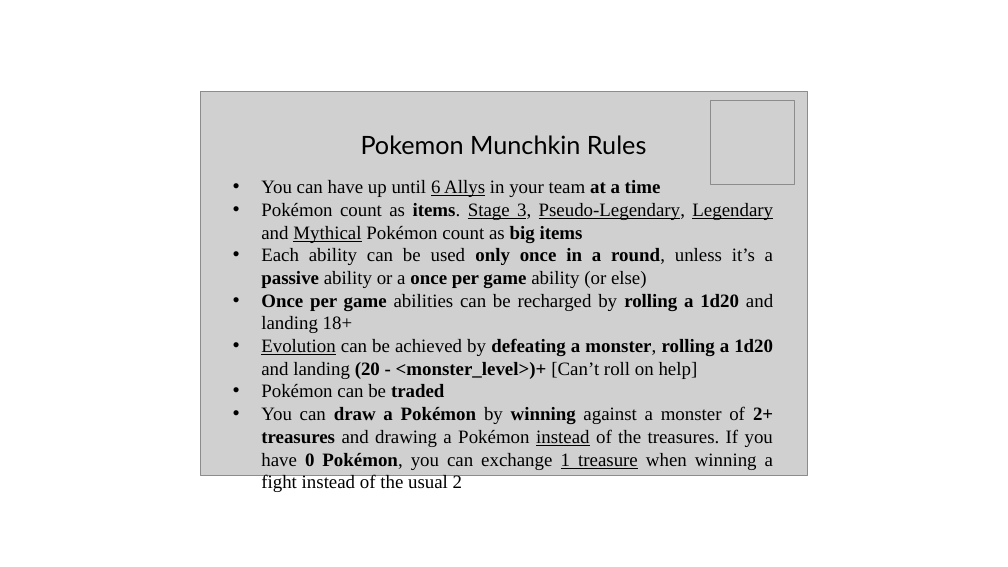
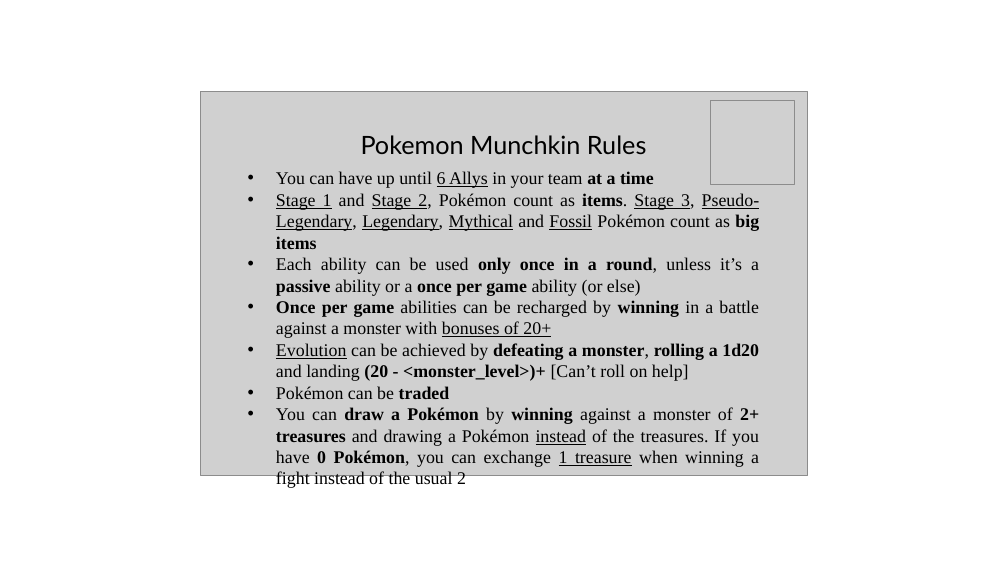
Before and after one commit to Mono2202/card-generator, a slide deck: slide 1 of external/pokemon_munchkin_rules.pptx. Drawn at 1008x567 pixels with LibreOffice and Linux fonts; fonts in the diff are those of the drawing; grey boxes stand for pictures. Boxes give left, top, right and bottom in pixels: in the first picture for what was removed or moved away, otherwise in the second. Text is boxed around its words. In the diff, an @@ line names an element or a change of style, - is before the commit and + after.

```diff
--- a/external/pokemon_munchkin_rules.pptx
+++ b/external/pokemon_munchkin_rules.pptx
@@ text "You can have up until ...": place and size @@
-text "You can have up until ..." at (261,180,773,492)
+text "You can have up until ..." at (276,171,760,466)
@@ text at (276,171,759,466): size 18 to 17 pt in "You can have up until 6 Allys ...", "Each ability can be used only once ...", "Evolution can be achieved by defeating a ...", "Pokémon can be traded" and 1 more places @@
@@ text at (276,193,760,249): text changed; size 18 to 17 pt @@
-• Pokémon count as items. Stage 3, Pseudo-Legendary, Legendary and Mythical Pokémon count as big items
+• Stage 1 and Stage 2, Pokémon count as items. Stage 3, Pseudo-Legendary, Legendary, Mythical and Fossil Pokémon count as big items
@@ text at (276,300,759,338): text changed; size 18 to 17 pt @@
-• Once per game abilities can be recharged by rolling a 1d20 and landing 18+
+• Once per game abilities can be recharged by winning in a battle against a monster with bonuses of 20+
```
Also in this commit, not shown: 3 other files.
